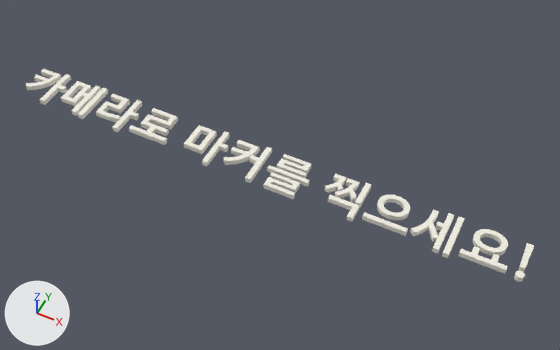
The FBX model AR Project/Assets/Test/YooJin/Asset/UI/markerUI.fbx as it was, and as the next commit left it.
Rendered twice from a camera (50 mm lens) standing at (4.47, -7.48, 9.41) and looking at (0.72, 0.01, 0.04). Every picture has the same lights, and +X, +Y and +Z are marked at lower left.

In view in the first picture: 'Text'.
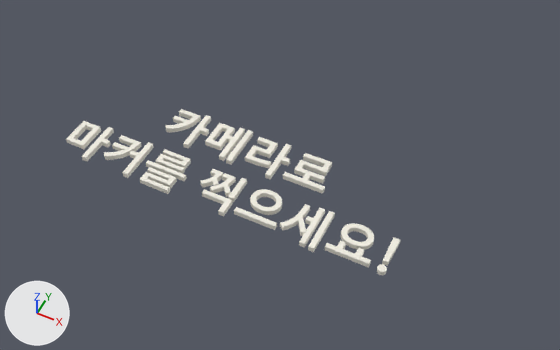
Boxes (x1, y1, x2, y2) around the edits, measured in the pictures (560 x 350 px; the box of a moved part takes in the faces that stretch with it):
'Text', reshaped, moved (34% narrower, 22% shorter): before (26, 69, 534, 282); after (66, 109, 400, 275)
part 1 of me_text, moved or reshaped: before (519, 243, 534, 272); after (382, 237, 400, 266)
part 2 of me_text, moved or reshaped: before (458, 246, 508, 274); after (325, 240, 371, 268)
part 3 of me_text, moved or reshaped: before (442, 216, 465, 258); after (308, 211, 335, 252)
part 4 of me_text, moved or reshaped: before (410, 209, 454, 253); after (280, 204, 325, 248)
part 5 of me_text, moved or reshaped: before (267, 165, 309, 186); after (234, 207, 277, 230)
part 6 of me_text, moved or reshaped: before (355, 183, 371, 208); after (228, 178, 247, 202)
part 7 of me_text, moved or reshaped: before (335, 178, 360, 202); after (210, 173, 236, 197)
part 8 of me_text, moved or reshaped: before (324, 174, 347, 193); after (200, 169, 223, 188)
part 9 of me_text, moved or reshaped: before (328, 195, 360, 222); after (202, 189, 233, 216)
part 10 of me_text, moved or reshaped: before (263, 172, 300, 199); after (155, 149, 191, 173)
part 11 of me_text, moved or reshaped: before (362, 212, 408, 236); after (146, 160, 186, 181)
part 12 of me_text, moved or reshaped: before (277, 154, 311, 178); after (140, 167, 177, 194)
part 13 of me_text, moved or reshaped: before (223, 140, 260, 165); after (104, 135, 141, 160)
part 14 of me_text, moved or reshaped: before (245, 147, 272, 183); after (122, 142, 154, 178)
part 15 of me_text, moved or reshaped: before (202, 131, 230, 166); after (82, 127, 114, 161)
part 16 of me_text, moved or reshaped: before (184, 125, 217, 154); after (66, 121, 101, 149)
part 17 of me_text, moved or reshaped: before (129, 108, 178, 145); after (283, 153, 332, 194)
part 18 of me_text, moved or reshaped: before (40, 74, 71, 105); after (265, 144, 291, 180)
part 19 of me_text, moved or reshaped: before (78, 87, 108, 119); after (226, 130, 253, 165)
part 20 of me_text, moved or reshaped: before (61, 81, 101, 116); after (205, 123, 245, 161)
part 21 of me_text, moved or reshaped: before (112, 100, 142, 133); after (183, 115, 211, 149)
part 22 of me_text, added: after (165, 109, 201, 132)
part 23 of me_text, added: after (341, 223, 374, 250)
part 24 of me_text, added: after (250, 189, 282, 215)

Edits to the bpy script that builds the scene:
```text
Change me_text:
    remove me_text.from_pydata(...)  # 3738 vertices, 5519 faces; spans x 0.04..9.14, y -0.12..0.65, z 0.0..0.09
    add me_text.from_pydata(...)  # 3738 vertices, 5519 faces; spans x -2.92..2.85, y -1.12..0.65, z 0.0..0.09
    me_text part 1: the loose piece of 8 vertices spanning x 9.02..9.13, y 0.14..0.61, z 0.0..0.09 is moved by (-6.29, -1.0, 0.0)
    me_text part 2: the loose piece of 24 vertices spanning x 8.17..8.88, y -0.01..0.2, z 0.0..0.09 is moved by (-6.29, -1.0, 0.0)
    me_text part 3: the loose piece of 8 vertices spanning x 7.95..8.04, y -0.12..0.65, z 0.0..0.09 is moved by (-6.29, -1.0, 0.0)
    me_text part 4: the loose piece of 264 vertices spanning x 7.37..7.88, y -0.1..0.64, z 0.0..0.09 is moved by (-6.29, -1.0, 0.0)
    me_text part 5: the loose piece of 8 vertices spanning x 4.86..5.59, y 0.23..0.3, z 0.0..0.09 is moved by (-4.53, -1.23, 0.0)
    me_text part 6: the loose piece of 8 vertices spanning x 6.42..6.51, y 0.2..0.65, z 0.0..0.09 is moved by (-6.29, -1.0, 0.0)
    me_text part 7: the loose piece of 370 vertices spanning x 6.05..6.41, y 0.2..0.61, z 0.0..0.09 is moved by (-6.29, -1.0, 0.0)
    me_text part 8: the loose piece of 392 vertices spanning x 5.86..6.14, y 0.25..0.61, z 0.0..0.09 is moved by (-6.29, -1.0, 0.0)
    me_text part 9: the loose piece of 12 vertices spanning x 6.0..6.51, y -0.12..0.17, z 0.0..0.09 is moved by (-6.29, -1.0, 0.0)
    me_text part 10: the loose piece of 24 vertices spanning x 4.97..5.5, y -0.11..0.18, z 0.0..0.09 is moved by (-6.29, -0.55, 0.0)
    me_text part 11: the loose piece of 8 vertices spanning x 6.63..7.34, y 0.0..0.08, z 0.0..0.09 is moved by (-8.05, -0.77, 0.0)
    me_text part 12: the loose piece of 24 vertices spanning x 4.98..5.49, y 0.34..0.63, z 0.0..0.09 is scaled about its middle by (1.03, 1.03, 0.987), then moved by (-6.29, -1.45, 0.0)
    me_text part 13: the loose piece of 398 vertices spanning x 4.11..4.54, y 0.05..0.59, z 0.0..0.09 is moved by (-6.29, -1.0, 0.0)
    me_text part 14: the loose piece of 16 vertices spanning x 4.51..4.74, y -0.11..0.65, z 0.0..0.09 is moved by (-6.29, -1.0, 0.0)
    me_text part 15: the loose piece of 16 vertices spanning x 3.84..4.05, y -0.11..0.65, z 0.0..0.09 is moved by (-6.29, -1.0, 0.0)
    me_text part 16: the loose piece of 16 vertices spanning x 3.37..3.72, y 0.09..0.58, z 0.0..0.09 is moved by (-6.29, -1.0, 0.0)
    me_text part 17: the loose piece of 40 vertices spanning x 2.34..3.05, y -0.01..0.6, z 0.0..0.09 is moved by (-1.65, 0.0, 0.0)
    me_text part 18: the loose piece of 16 vertices spanning x 0.54..0.75, y -0.11..0.65, z 0.0..0.09 is moved by (-0.11, 0.0, 0.0)
    me_text part 19: the loose piece of 8 vertices spanning x 1.36..1.45, y -0.11..0.65, z 0.0..0.09 is moved by (-1.65, 0.0, 0.0)
    me_text part 20: the loose piece of 32 vertices spanning x 0.84..1.3, y -0.1..0.64, z 0.0..0.09 is moved by (-1.65, 0.0, 0.0)
    me_text part 21: the loose piece of 16 vertices spanning x 2.08..2.29, y -0.11..0.65, z 0.0..0.09 is moved by (-3.19, 0.0, 0.0)
    me_text part 22: the loose piece of 374 vertices spanning x 0.04..0.46, y 0.05..0.59, z 0.0..0.09 is copied, and the copy is moved by (-1.65, 0.0, 0.0); it spans x -1.61..-1.19, y 0.05..0.59, z 0.0..0.09
    me_text part 23: a new loose piece of 672 vertices spanning x 1.98..2.49, y -0.79..-0.38, z 0.0..0.09, in mat_material_001 (white #f1eee2)
    me_text part 24: a new loose piece of 624 vertices spanning x 0.44..0.95, y -0.81..-0.39, z 0.0..0.09, in mat_material_001 (white #f1eee2)
    me_text part 25: a new loose piece of 192 vertices spanning x 2.72..2.85, y -1.05..-0.92, z 0.0..0.09, in mat_material_001 (white #f1eee2)
    me_text part 26: the loose piece of 672 vertices spanning x 8.27..8.78, y 0.21..0.62, z 0.0..0.09 is deleted
    me_text part 27: the loose piece of 624 vertices spanning x 6.73..7.24, y 0.19..0.61, z 0.0..0.09 is deleted
    me_text part 28: the loose piece of 192 vertices spanning x 9.01..9.14, y -0.05..0.08, z 0.0..0.09 is deleted
    me_text part 29: the loose piece of 168 vertices spanning x 1.61..2.04, y 0.06..0.59, z 0.0..0.09 is deleted
    me_text part 30: 2 vertices moved within x 0.12, y 0.06, z 0.0..0.09; 370 vertices removed from x 0.04..0.46, y 0.05..0.59, z 0.0..0.09; 164 vertices added at x -0.04..0.39, y 0.06..0.59, z 0.0..0.09
Change ob_text:
    ob_text.location: (-4.38, -0.21, 0.0) -> (0.09, 0.0, 0.0)
```
